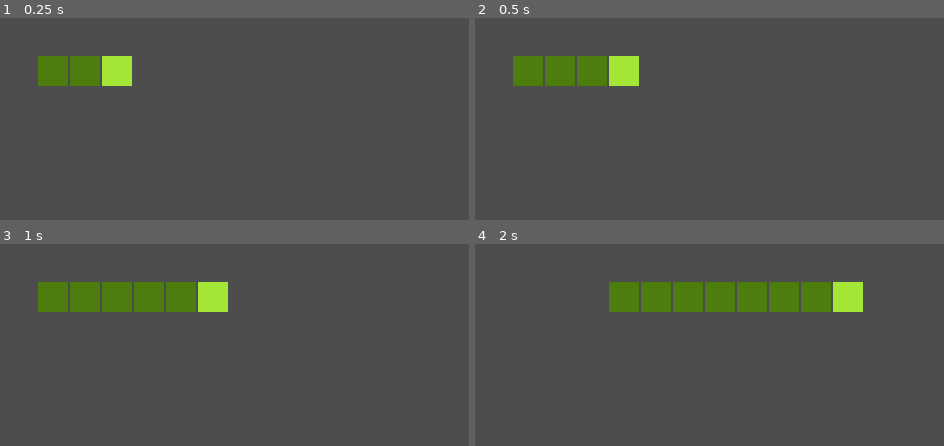
Above: before the commit, frames 1-4 (two rows, left to right).
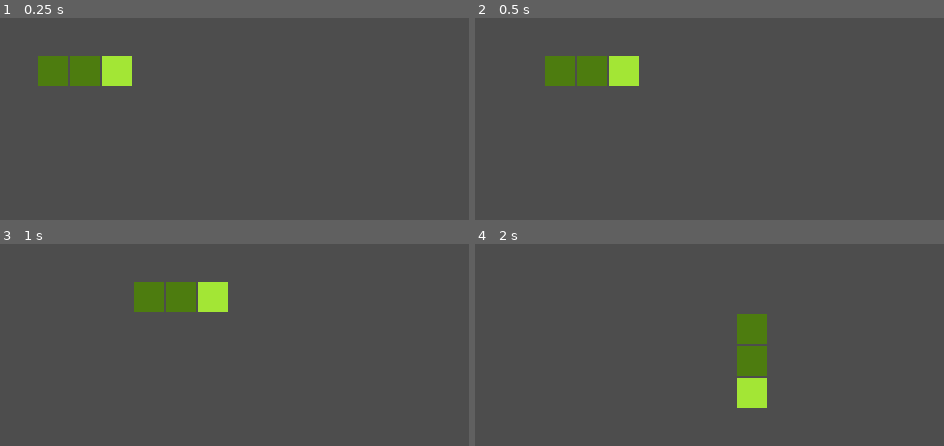
Above: after the commit, the same moments.

Repository: Lidrial/snake-quest
Game: Godot game, scene res://snake/snake_test.tscn
Two runs of this game, one before a commit and one after it. Both use one fixed random seed, a clock stepped at 60 frames per second and the inputs below. This scene is started directly instead of the project's main scene.
Inputs:
- Up to frame 1 (0.25 s): no input
- Up to frame 2 (0.5 s): no input
- Up to frame 3 (1 s): hold D (move_right) from 0.53 s (still down)
- Up to frame 4 (2 s): release D (move_right) at 1.28 s; hold S (move_down) from 1.28 s (still down)

Frame 1 is identical in both runs. In frame 2, 0.9% of the frame differs, in the area x 8-15%, y 18-34%; in frame 3, 2.8%; in frame 4, 10%, in the area x 28-83%, y 18-82%.

Commit message:
Déplacement snake

Diff:
--- a/snake/snake.gd
+++ b/snake/snake.gd
@@ -1,27 +1,56 @@
 class_name Snake
 extends Node2D
 
-
 const CELL_SIZE := 32
+const MAX_QUEUED_INPUTS := 2
 
 @export var start_length := 3
 @export var head_color := Color("a3e635")
 @export var body_color := Color("4d7c0f")
 
-var body: Array[Vector2i] = [] #body[0] = la tete
+var body: Array[Vector2i] = []   # body[0] = la tête
 var direction := Vector2i.RIGHT
 var _grow_pending := 0
+var _input_queue: Array[Vector2i] = []
+
+
+func _unhandled_input(event: InputEvent) -> void:
+	if event.is_action_pressed("move_up"):
+		_queue_direction(Vector2i.UP)
+		print("up")
+	elif event.is_action_pressed("move_down"):
+		_queue_direction(Vector2i.DOWN)
+		print("down")
+	elif event.is_action_pressed("move_left"):
+		_queue_direction(Vector2i.LEFT)
+		print("left")
+	elif event.is_action_pressed("move_right"):
+		_queue_direction(Vector2i.RIGHT)
+		print("right")
+
+
+func _queue_direction(new_dir: Vector2i) -> void:
+	var last: Vector2i = _input_queue.back() if not _input_queue.is_empty() else direction
+	if new_dir == last or new_dir == -last:
+		return   # même direction ou demi-tour : ignoré
+	if _input_queue.size() < MAX_QUEUED_INPUTS:
+		_input_queue.append(new_dir)
+
 
 func reset(start_cell: Vector2i) -> void:
 	body.clear()
+	_input_queue.clear()
 	for i in start_length:
 		body.append(start_cell - Vector2i(i, 0))
 	direction = Vector2i.RIGHT
 	_grow_pending = 0
 	queue_redraw()
 
+
 ## Avance d'une case et renvoie la nouvelle position de la tête.
 func step() -> Vector2i:
+	if not _input_queue.is_empty():
+		direction = _input_queue.pop_front()
 	var new_head: Vector2i = body[0] + direction
 	body.push_front(new_head)
 	if _grow_pending > 0:
@@ -31,16 +60,19 @@
 	queue_redraw()
 	return new_head
 
+
 func grow(amount := 1) -> void:
 	_grow_pending += amount
 
-func is_on_ready(cell: Vector2i, skip_head := false) -> bool:
+
+func is_on_body(cell: Vector2i, skip_head := false) -> bool:
 	var start := 1 if skip_head else 0
 	for i in range(start, body.size()):
 		if body[i] == cell:
 			return true
 	return false
 
+
 func _draw() -> void:
 	for i in body.size():
 		var cell: Vector2i = body[i]
--- a/snake/snake_test.gd
+++ b/snake/snake_test.gd
@@ -5,9 +5,6 @@
 
 func _ready() -> void:
 	snake.reset(Vector2i(5, 5))
-	$Timer.timeout.connect(_on_timer_timeout)
 
 func _on_timer_timeout() -> void:
 	snake.step()
-	if snake.body.size() < 8:
-		snake.grow()
--- a/snake/snake_test.tscn
+++ b/snake/snake_test.tscn
@@ -12,3 +12,5 @@
 [node name="Timer" type="Timer" parent="." unique_id=2083893483]
 wait_time = 0.2
 autostart = true
+
+[connection signal="timeout" from="Timer" to="." method="_on_timer_timeout"]
